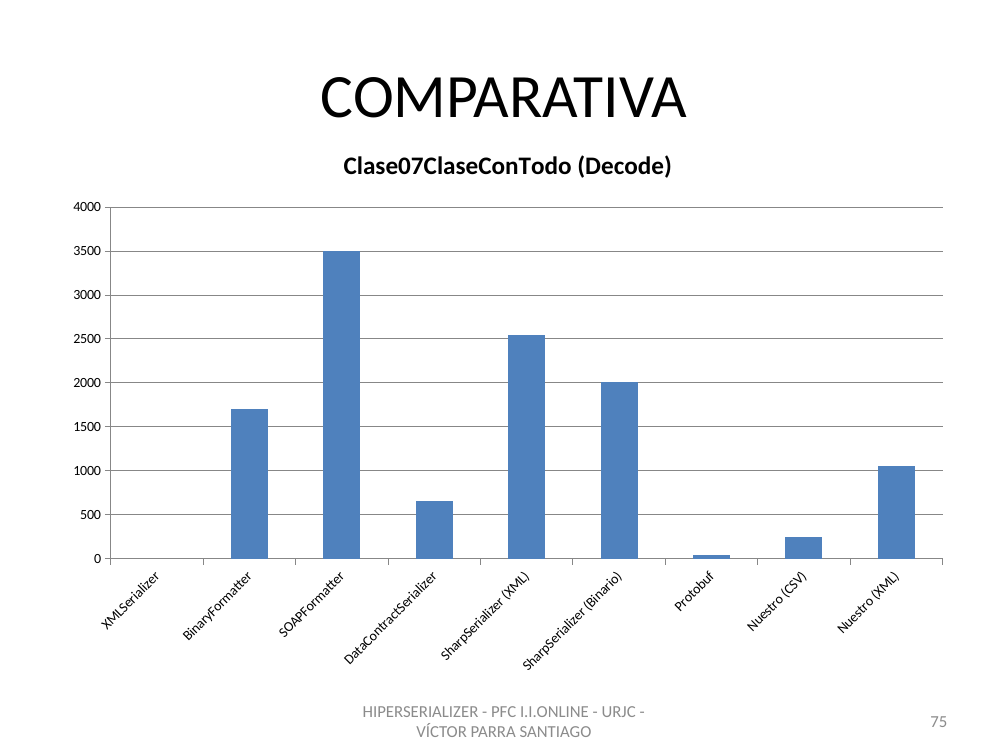
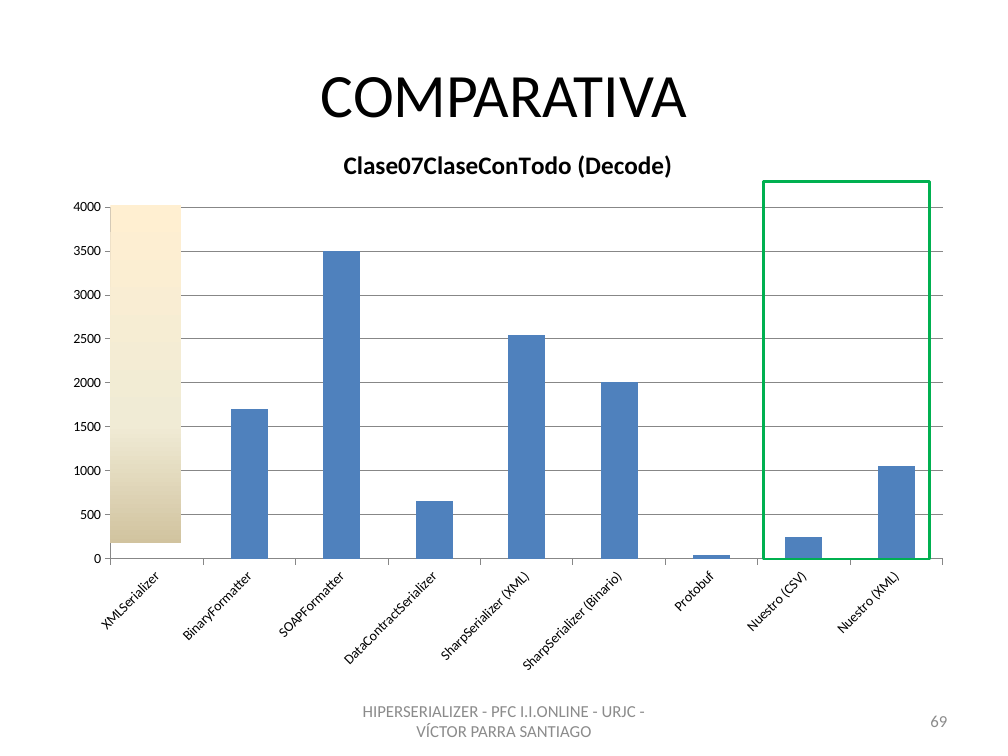
Before and after one commit to vitiparra/ProyectoFinDeCarrera, a slide deck: slide 69 of Memoria/PFC HiperSerializer.pptx (slide 75 before the commit). Drawn at 1008x756 pixels with LibreOffice and Linux fonts; fonts in the diff are those of the drawing; background and template pictures are left out. Boxes give left, top, right and bottom in pixels: in the first picture for what was removed or moved away, otherwise in the second. Text is boxed around its words. In the diff, an @@ line names an element or a change of style, - is before the commit and + after.

```diff
--- a/Memoria/PFC HiperSerializer.pptx
+++ b/Memoria/PFC HiperSerializer.pptx
@@ rectangle added at [110, 205, 180, 543], fill gradient #FFEFD1 to #F0EBD5 to #D1C39F @@
@@ rectangle added at [764, 181, 929, 559], outline #00B050 2 pt @@
@@ page number at [930, 716, 947, 727]: text changed @@
-75
+69
```
Also in this commit, not shown: 17 other slides changed, 1 slide added.
